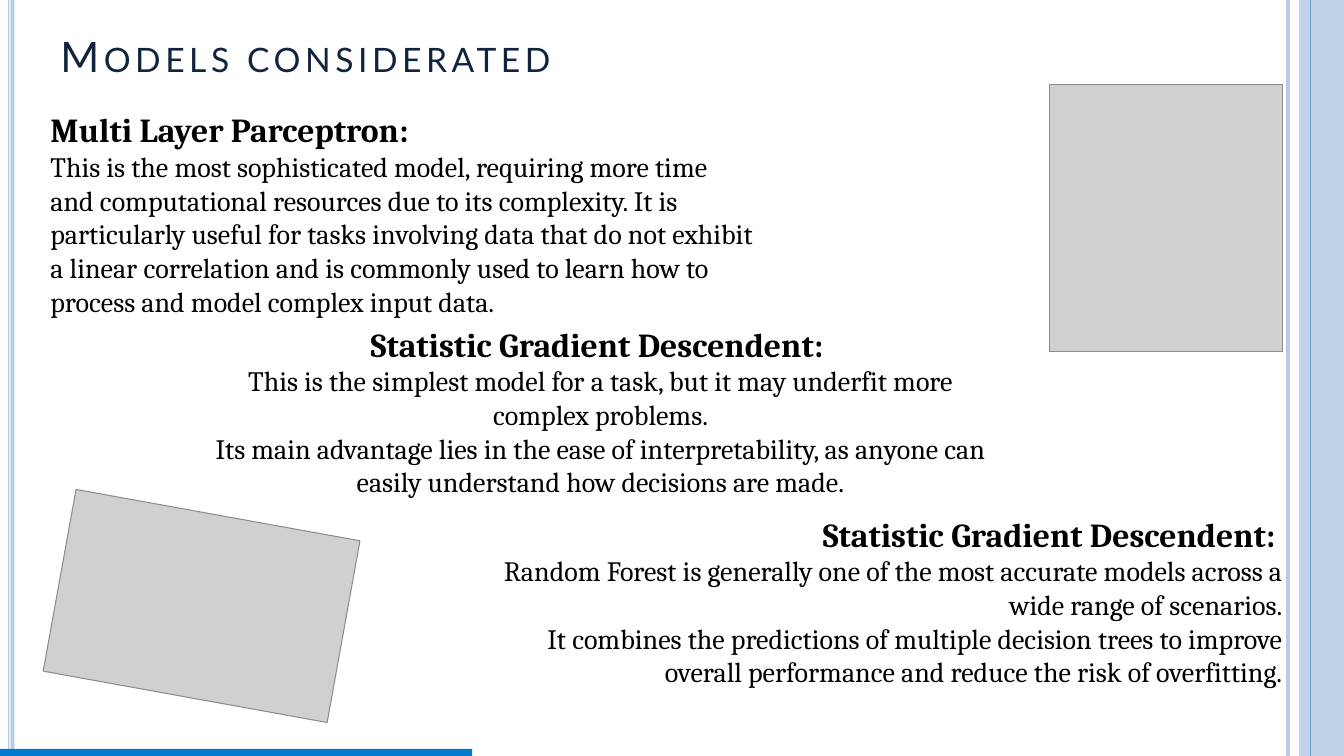
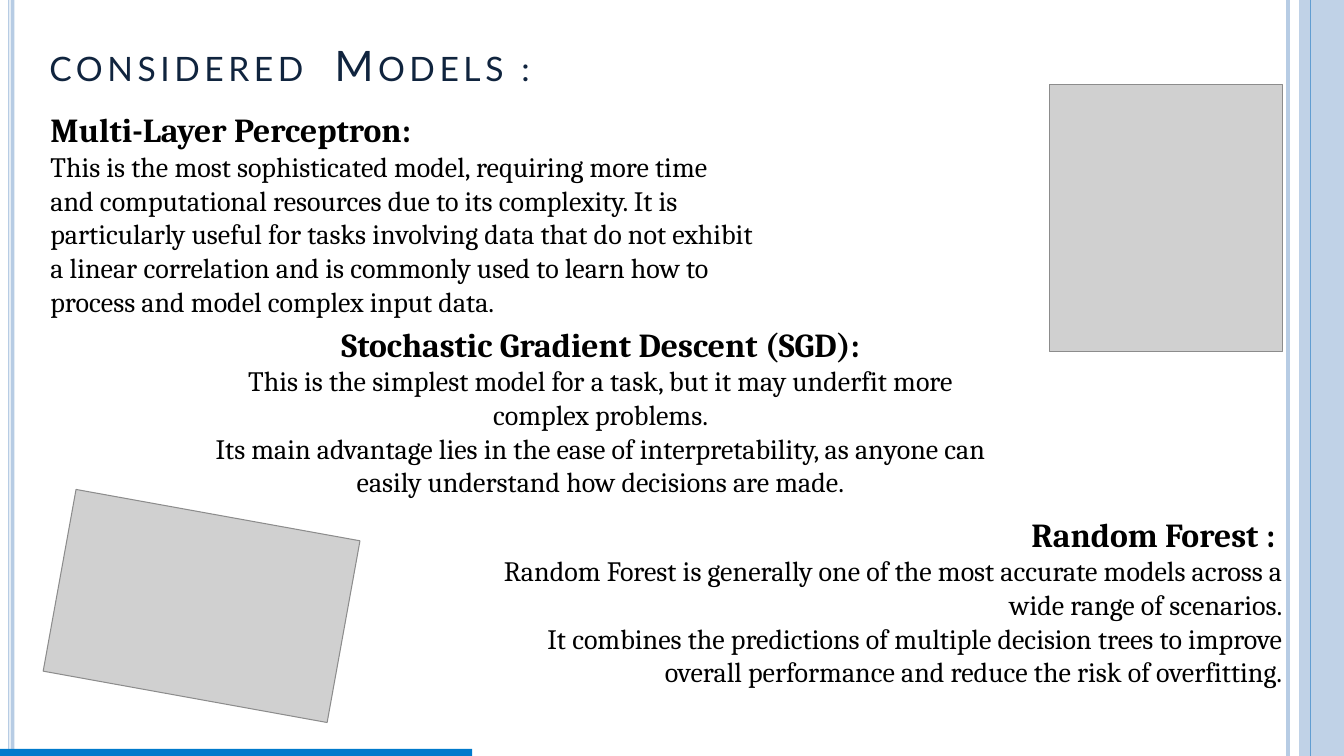
Before and after one commit to FrancescoAstolfiDev/progettoParteFalessi, a slide deck: slide 13 of My_Ispw2_Project_Falessi/report/report_astolfi.pptm. Drawn at 1344x756 pixels with LibreOffice and Linux fonts; fonts in the diff are those of the drawing; grey boxes stand for pictures. Boxes give left, top, right and bottom in pixels: in the first picture for what was removed or moved away, otherwise in the second. Text is boxed around its words. In the diff, an @@ line names an element or a change of style, - is before the commit and + after.

```diff
--- a/My_Ispw2_Project_Falessi/report/report_astolfi.pptm
+++ b/My_Ispw2_Project_Falessi/report/report_astolfi.pptm
@@ text at bbox=[49, 56, 303, 82]: text changed @@
-Models considerated
+considered Models :
@@ text at bbox=[50, 118, 752, 318]: text changed @@
-Multi Layer Parceptron:
-This is the most sophisticated model, requiring more time and computational resources due to its complexity. It is particularly useful for tasks involving data that do not exhibit a linear correlation and is commonly used to learn how to process and model complex input data.
+Multi-Layer Perceptron:
+This is the most sophisticated model, requiring more time and computational resources due to its complexity. It is particularly useful for tasks involving data that do not exhibit a linear correlation and is commonly used to learn how to process and model complex input data.
@@ text at bbox=[216, 332, 985, 498]: text changed @@
-Statistic Gradient Descendent:
-This is the simplest model for a task, but it may underfit more complex problems.
-Its main advantage lies in the ease of interpretability, as anyone can easily understand how decisions are made.
+Stochastic Gradient Descent (SGD):
+This is the simplest model for a task, but it may underfit more complex problems.
+Its main advantage lies in the ease of interpretability, as anyone can easily understand how decisions are made.
@@ text at bbox=[504, 523, 1282, 688]: text changed @@
-Statistic Gradient Descendent:
-Random Forest is generally one of the most accurate models across a wide range of scenarios.
-It combines the predictions of multiple decision trees to improve overall performance and reduce the risk of overfitting.
+Random Forest :
+Random Forest is generally one of the most accurate models across a wide range of scenarios.
+It combines the predictions of multiple decision trees to improve overall performance and reduce the risk of overfitting.
```
Also in this commit, not shown: 27 other slides changed, 2 slides added, 24 other files.
